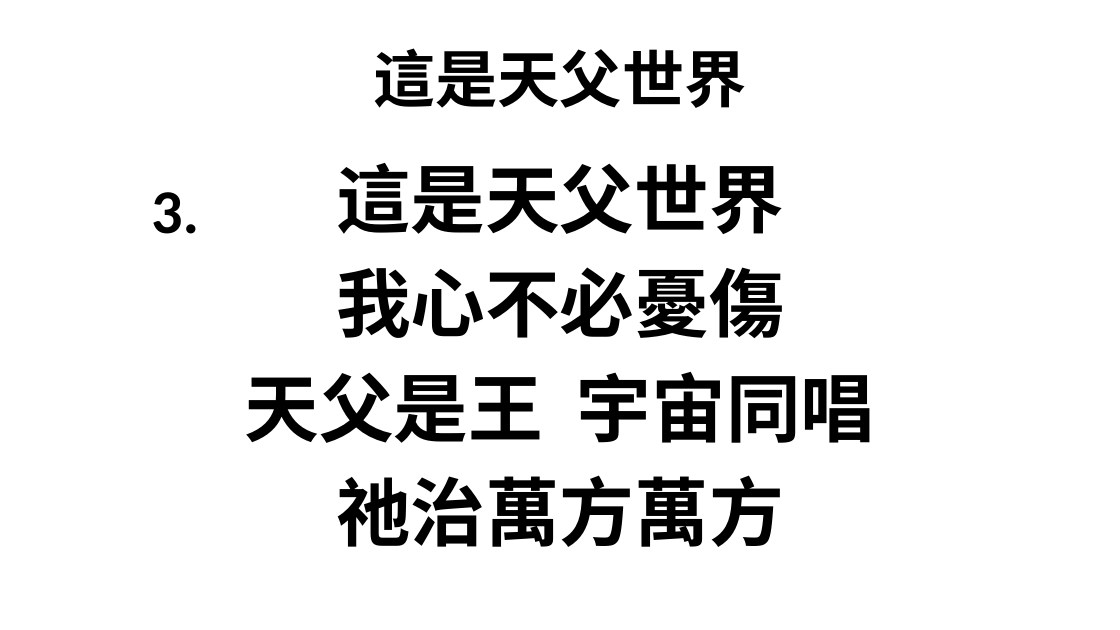
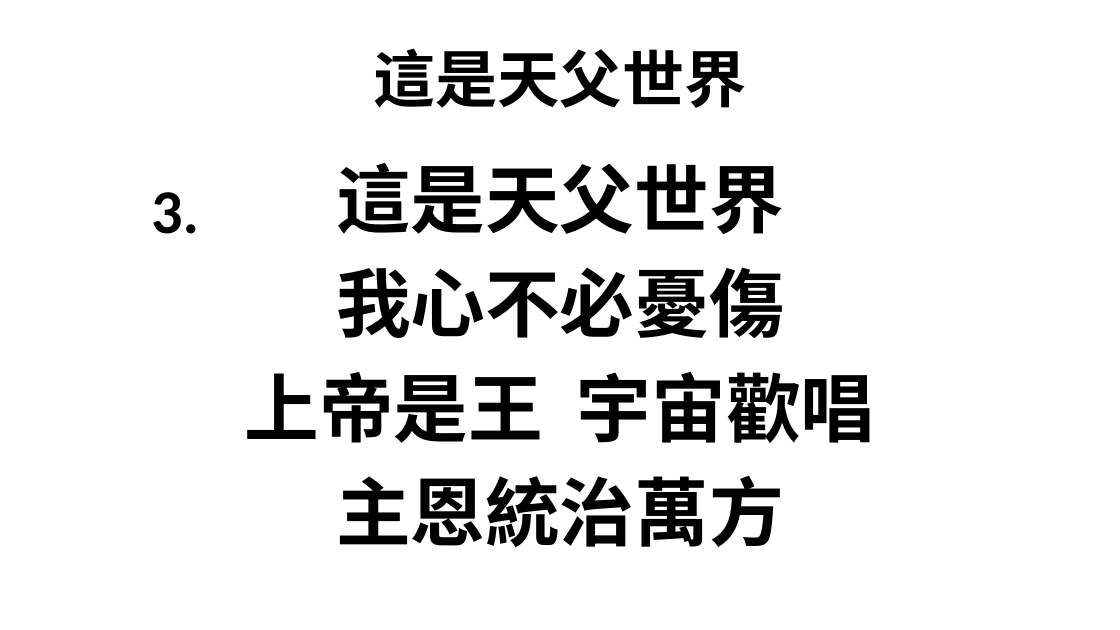
Before and after one commit to batisuoc/bible-school, a slide deck: slide 6 of 2020/10月.pptx. Drawn at 1120x630 pixels with LibreOffice and Linux fonts; fonts in the diff are those of the drawing; background and template pictures are left out. Boxes give left, top, right and bottom in pixels: in the first picture for what was removed or moved away, otherwise in the second. Text is boxed around its words. In the diff, an @@ line names an element or a change of style, - is before the commit and + after.

```diff
--- a/2020/10月.pptx
+++ b/2020/10月.pptx
@@ text at [244, 372, 876, 548]: text changed @@
-天父是王 宇宙同唱
-祂治萬方萬方
+上帝是王 宇宙歡唱
+主恩統治萬方
```
Also in this commit, not shown: 5 other slides changed.
